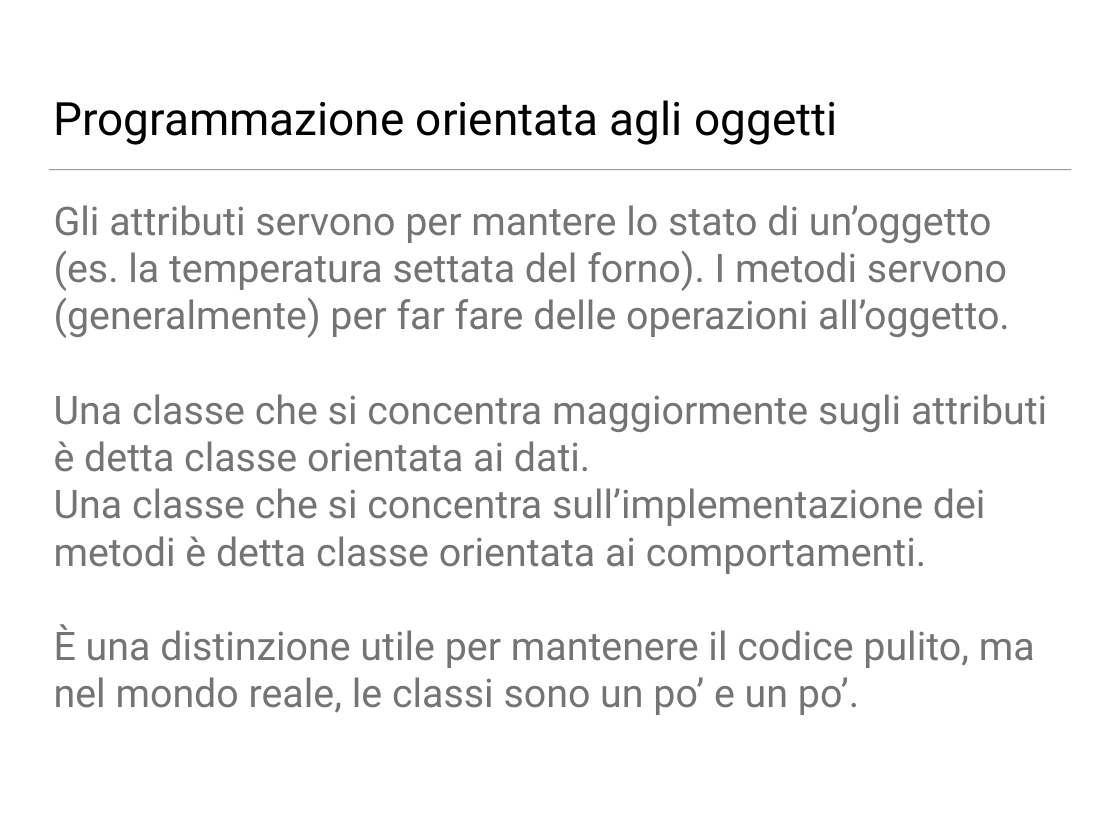
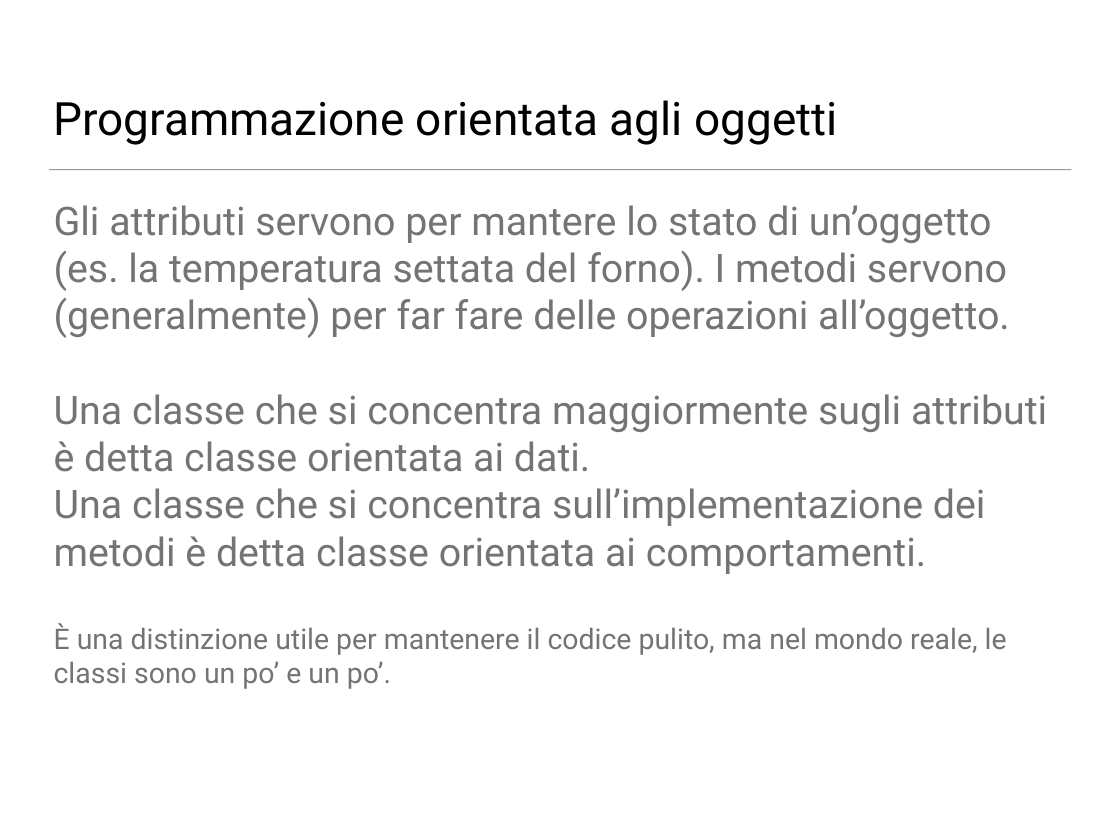
Before and after one commit to NicolaGrego2001/NicolaGrego2001, a slide deck: slide 36 of logica.odp. Drawn at 1120x840 pixels with LibreOffice and Linux fonts; fonts in the diff are those of the drawing; background and template pictures are left out. Boxes give left, top, right and bottom in pixels: in the first picture for what was removed or moved away, otherwise in the second. Text is boxed around its words. In the diff, an @@ line names an element or a change of style, - is before the commit and + after.

```diff
--- a/logica.odp
+++ b/logica.odp
@@ text at box(54, 623, 1007, 689): size 36 to 26 pt in "È una distinzione utile per mantenere il ..." @@
```
Also in this commit, not shown: 8 other slides changed, 1 slide added, 2 slides removed, 1 other file.
